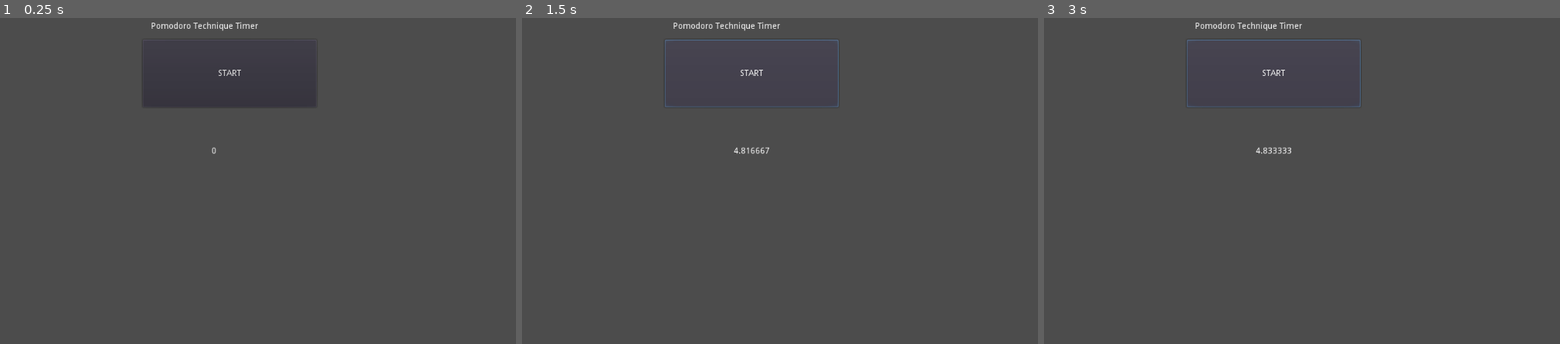
Above: before the commit, frames 1-3 (left to right).
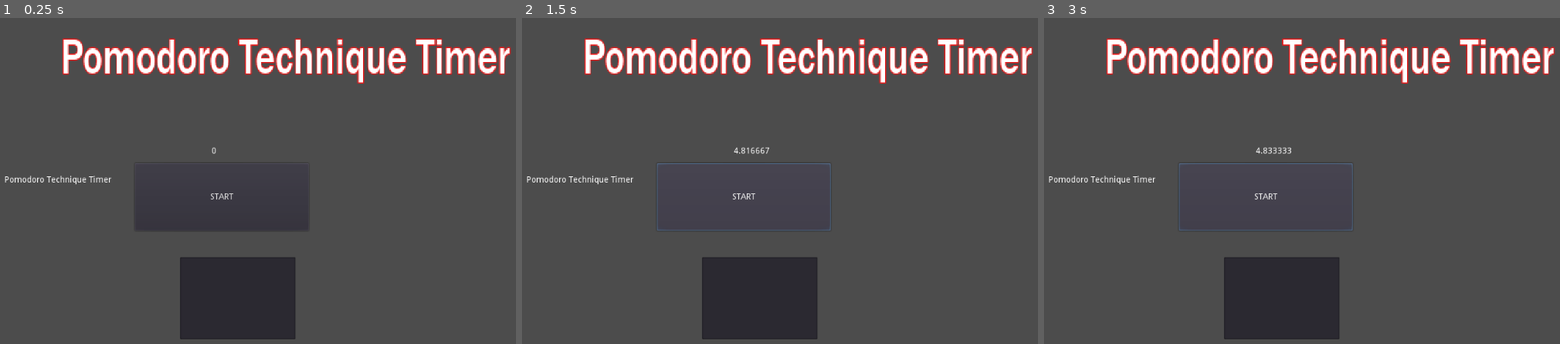
Above: after the commit, the same moments.

Repository: frumsrekovni/pomodoro_technique_timer
Game: Godot game, scene res://Pomodoro_Technique_Timer_Interface.tscn
Two runs of this game, one before a commit and one after it. Both use one fixed random seed, a clock stepped at 60 frames per second and the inputs below.
Inputs:
- Up to frame 1 (0.25 s): no input
- Up to frame 2 (1.5 s): click "START" at 0.5 s; click "START" at 1.25 s
- Up to frame 3 (3 s): click "START" at 2 s; tap Enter at 2.75 s

The runs differ from the first frame. In frame 1, 12% of the frame differs, in the area x 0-100%, y 1-99%; in frame 2, 12%; in frame 3, 12%.

Commit message:
added an ugly title and input bar

Diff:
--- a/Pomodoro_Technique_Timer_Interface.gd
+++ b/Pomodoro_Technique_Timer_Interface.gd
@@ -9,13 +9,11 @@
 # Called when the node enters the scene tree for the first time.
 func _ready() -> void:
 	work_time.set_wait_time(5)
-	pass # Replace with function body.
 
 
 # Called every frame. 'delta' is the elapsed time since the previous frame.
 func _process(delta: float) -> void:
 	$Time_remaining.text = str(work_time.time_left)
-
 
 func _on_Button_pressed() -> void:
 	work_time.start()
@@ -23,3 +21,10 @@
 
 func _on_Work_timer_timeout() -> void:
 	work_time.stop()
+
+
+
+func _on_LineEdit_text_entered(new_text: String) -> void:
+	work_time.set_wait_time(int(new_text))
+	work_time.start()
+	$LineEdit.clear()
--- a/Pomodoro_Technique_Timer_Interface.tscn
+++ b/Pomodoro_Technique_Timer_Interface.tscn
@@ -1,6 +1,13 @@
-[gd_scene load_steps=2 format=2]
+[gd_scene load_steps=4 format=2]
 
 [ext_resource path="res://Pomodoro_Technique_Timer_Interface.gd" type="Script" id=1]
+[ext_resource path="res://FRAMD.TTF" type="DynamicFontData" id=2]
+
+[sub_resource type="DynamicFont" id=1]
+size = 40
+outline_size = 1
+outline_color = Color( 0.898039, 0.105882, 0.105882, 1 )
+font_data = ExtResource( 2 )
 
 [node name="Control" type="Control"]
 anchor_right = 1.0
@@ -13,17 +20,17 @@
 [node name="Button" type="Button" parent="."]
 anchor_right = 0.741
 anchor_bottom = 0.535
-margin_left = 321.0
-margin_top = 36.0
-margin_right = -149.784
-margin_bottom = -173.0
+margin_left = 308.0
+margin_top = 241.0
+margin_right = -162.784
+margin_bottom = 32.0
 text = "START"
 
 [node name="Label" type="Label" parent="."]
-margin_left = 335.0
-margin_top = 7.0
-margin_right = 600.0
-margin_bottom = 32.0
+margin_left = 92.0
+margin_top = 262.0
+margin_right = 435.0
+margin_bottom = 324.0
 text = "Pomodoro Technique Timer"
 __meta__ = {
 "_edit_use_anchors_": false
@@ -37,5 +44,21 @@
 margin_right = 594.0
 margin_bottom = 293.0
 
+[node name="LineEdit" type="LineEdit" parent="."]
+margin_left = 383.0
+margin_top = 397.0
+margin_right = 574.0
+margin_bottom = 533.0
+
+[node name="Title" type="RichTextLabel" parent="."]
+margin_left = 185.0
+margin_top = 15.0
+margin_right = 687.0
+margin_bottom = 85.0
+rect_scale = Vector2( 1.58035, 2.08609 )
+custom_fonts/normal_font = SubResource( 1 )
+text = "Pomodoro Technique Timer"
+
 [connection signal="pressed" from="Button" to="." method="_on_Button_pressed"]
 [connection signal="timeout" from="Work_timer" to="." method="_on_Work_timer_timeout"]
+[connection signal="text_entered" from="LineEdit" to="." method="_on_LineEdit_text_entered"]
Binary file added: FRAMD.TTF
Binary file added: FRAMDIT.TTF
